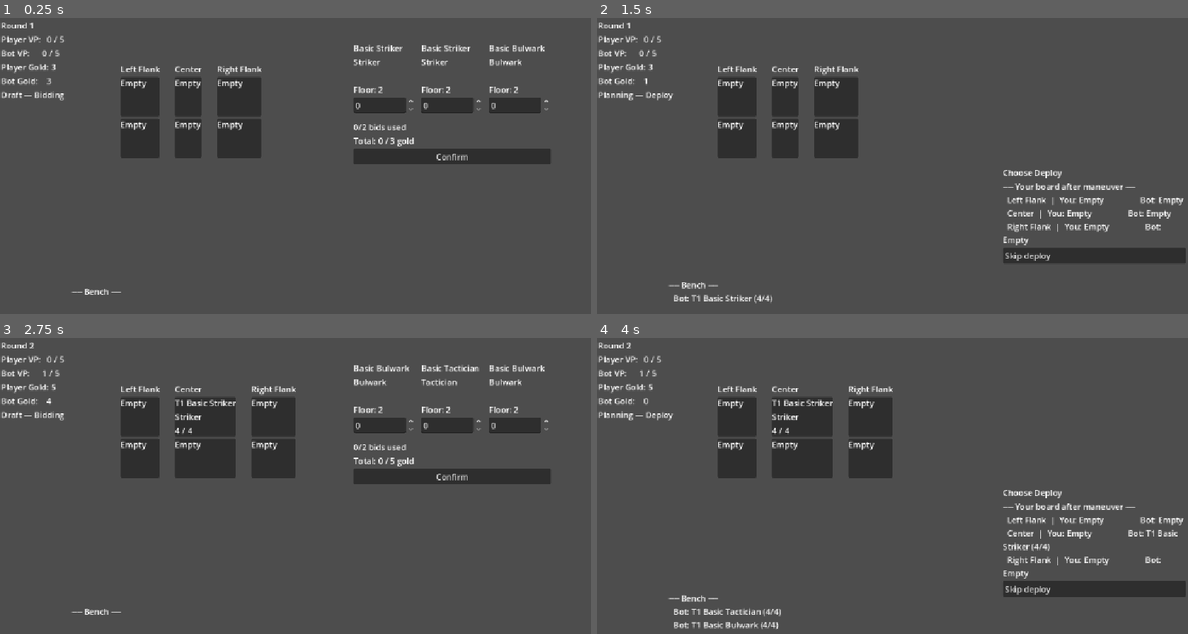
Above: before the commit, frames 1-4 (two rows, left to right).
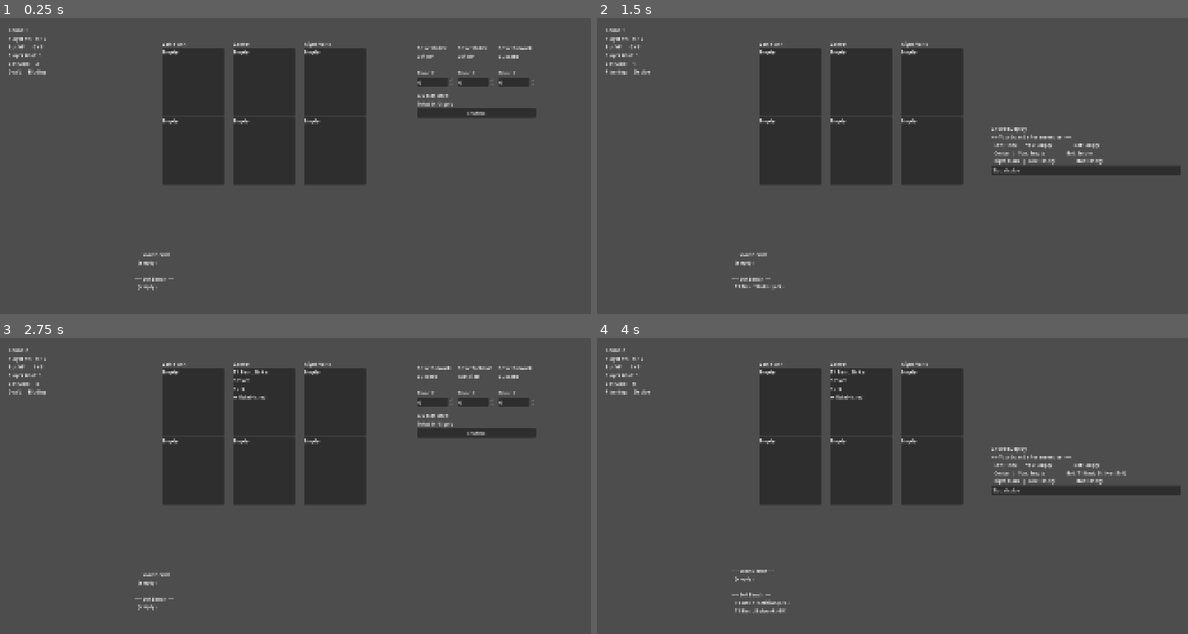
Above: after the commit, the same moments.

Repository: ReeseHerron/PocketTeactics
Game: Godot game, scene res://scenes/Main.tscn
The game is run twice, just before and just after one commit, with the same random seed, the same clock (stepped at 60 frames per second) and the same inputs. This scene is started directly instead of the project's main scene.
Inputs:
- Up to frame 1 (0.25 s): no input
- Up to frame 2 (1.5 s): click "Confirm" at 0.5 s; click "Skip (do nothing)" at 1.25 s
- Up to frame 3 (2.75 s): click "Skip deploy" at 2 s
- Up to frame 4 (4 s): click "Confirm" at 2.75 s; click "Skip (do nothing)" at 3.5 s

The runs differ from the first frame. In frame 1, 19% of the frame differs, in the area x 0-94%, y 1-94%; in frame 2, 19%, in the area x 0-100%, y 1-97%; in frame 3, 18%; in frame 4, 18%.

Commit message:
Great Graybox Version

Diff:
--- a/lane-battler/project.godot
+++ b/lane-battler/project.godot
@@ -24,6 +24,8 @@
 
 [display]
 
+window/size/viewport_width=1920
+window/size/viewport_height=1080
 window/stretch/mode="canvas_items"
 window/stretch/aspect="expand"
 
--- a/lane-battler/scenes/Main.tscn
+++ b/lane-battler/scenes/Main.tscn
@@ -13,16 +13,18 @@
 anchors_preset = 15
 anchor_right = 1.0
 anchor_bottom = 1.0
+offset_right = 768.0
+offset_bottom = 432.0
 grow_horizontal = 2
 grow_vertical = 2
 script = ExtResource("1_rvslj")
 
 [node name="StatusPanel" type="VBoxContainer" parent="." unique_id=1601887717]
 layout_mode = 0
-offset_left = 2.0
-offset_top = 3.0
-offset_right = 253.0
-offset_bottom = 176.0
+offset_left = 27.0
+offset_top = 28.0
+offset_right = 278.0
+offset_bottom = 201.0
 script = ExtResource("2_vcsgt")
 
 [node name="RoundLabel" type="Label" parent="StatusPanel" unique_id=1409372623]
@@ -46,10 +48,10 @@
 [node name="BoardPanel" type="GridContainer" parent="." unique_id=1802525335]
 custom_minimum_size = Vector2(400, 200)
 layout_mode = 0
-offset_left = 235.0
-offset_top = 88.0
-offset_right = 1022.0
-offset_bottom = 520.0
+offset_left = 528.0
+offset_top = 72.0
+offset_right = 1315.0
+offset_bottom = 543.0
 theme_override_constants/h_separation = 100
 theme_override_constants/v_separation = 20
 columns = 3
@@ -100,10 +102,10 @@
 
 [node name="BenchPanel" type="HBoxContainer" parent="." unique_id=1970121094]
 layout_mode = 0
-offset_left = 140.0
-offset_top = 496.0
-offset_right = 710.0
-offset_bottom = 571.0
+offset_left = 439.0
+offset_top = 597.0
+offset_right = 1278.0
+offset_bottom = 1046.0
 script = ExtResource("5_nxtc6")
 
 [node name="Label" type="Label" parent="BenchPanel" unique_id=543916949]
@@ -111,10 +113,10 @@
 
 [node name="DraftPanel" type="VBoxContainer" parent="." unique_id=810661047]
 layout_mode = 0
-offset_left = 689.0
-offset_top = 47.0
-offset_right = 1479.0
-offset_bottom = 286.0
+offset_left = 1355.0
+offset_top = 86.0
+offset_right = 2145.0
+offset_bottom = 325.0
 script = ExtResource("4_nxtc6")
 
 [node name="CardsRow" type="HBoxContainer" parent="DraftPanel" unique_id=1260200773]
@@ -192,10 +194,10 @@
 
 [node name="ActionPanel" type="VBoxContainer" parent="." unique_id=401326702]
 layout_mode = 0
-offset_left = 791.0
-offset_top = 290.0
-offset_right = 1148.0
-offset_bottom = 645.0
+offset_left = 1281.0
+offset_top = 348.0
+offset_right = 1897.0
+offset_bottom = 1055.0
 script = ExtResource("6_c01mt")
 
 [node name="PhaseLabel" type="Label" parent="ActionPanel" unique_id=1914808495]
@@ -211,10 +213,10 @@
 
 [node name="CombatLog" type="ScrollContainer" parent="." unique_id=1516457289]
 layout_mode = 0
-offset_left = 3.0
-offset_top = 548.0
-offset_right = 296.0
-offset_bottom = 647.0
+offset_left = 13.0
+offset_top = 279.0
+offset_right = 306.0
+offset_bottom = 378.0
 
 [node name="VBoxContainer" type="VBoxContainer" parent="CombatLog" unique_id=213595723]
 layout_mode = 2
--- a/lane-battler/scenes/ui/BenchPanel.gd
+++ b/lane-battler/scenes/ui/BenchPanel.gd
@@ -1,16 +1,31 @@
 # src/BenchPanel.gd
+# Displays both benches in clearly separated sections.
+# No scene changes needed — one Label child is enough.
+#
+# Expected scene tree:
+#   BenchPanel (HBoxContainer)
+#   └── Label
 extends HBoxContainer
 
 @onready var label: Label = $Label
+
 
 func _ready() -> void:
 	EventBus.bench_changed.connect(func(_id): refresh())
 	refresh()
 
+
 func refresh() -> void:
-	var lines := ["── Bench ──"]
-	for player_id in range(2):
-		var who := "Player" if player_id == 0 else "Bot"
-		for unit in GameState.bench[player_id]:
-			lines.append("  %s: %s" % [who, unit.display_str()])
-	label.text = "\n".join(lines)
+	var player_lines: Array = ["── Your Bench ──"]
+	for unit in GameState.bench[0]:
+		player_lines.append("  " + unit.display_str())
+	if GameState.bench[0].is_empty():
+		player_lines.append("  (empty)")
+
+	var bot_lines: Array = ["── Bot Bench ──"]
+	for unit in GameState.bench[1]:
+		bot_lines.append("  " + unit.display_str())
+	if GameState.bench[1].is_empty():
+		bot_lines.append("  (empty)")
+
+	label.text = "\n".join(player_lines) + "\n\n" + "\n".join(bot_lines)
--- a/lane-battler/scenes/ui/BoardSlot.gd
+++ b/lane-battler/scenes/ui/BoardSlot.gd
@@ -30,7 +30,8 @@
 	might_label.text = "%d / %d" % [unit.current_might, unit.data.get_max_might()]
 
 	if unit.is_fresh:
-		fresh_label.text = "(fresh — cannot claim after combat)"
-		fresh_label.show()
+		fresh_label.text = "(fresh — can't score)"
+
 	else:
-		fresh_label.hide()
+		fresh_label.text = "★ Established"
+	fresh_label.show()
--- a/lane-battler/scenes/ui/BoardSlot.tscn
+++ b/lane-battler/scenes/ui/BoardSlot.tscn
@@ -3,8 +3,9 @@
 [ext_resource type="Script" uid="uid://dws56gwgjt5w7" path="res://scenes/ui/BoardSlot.gd" id="1_mwd7p"]
 
 [node name="BoardSlot" type="PanelContainer" unique_id=1139924275]
-offset_right = 164.0
-offset_bottom = 197.0
+custom_minimum_size = Vector2(200, 220)
+offset_right = 200.0
+offset_bottom = 220.0
 script = ExtResource("1_mwd7p")
 
 [node name="VBoxContainer" type="VBoxContainer" parent="." unique_id=1766981750]
--- a/lane-battler/src/ActionExecutor.gd
+++ b/lane-battler/src/ActionExecutor.gd
@@ -109,6 +109,7 @@
 			return
 		GameState.board[player_id][lane] = null
 		GameState.board[player_id][target_lane] = unit
+		unit.is_fresh = true
 		print("    %s shifts %s: lane %d → lane %d" % [
 			"Player" if player_id == 0 else "Bot",
 			unit.display_str(), lane, target_lane
